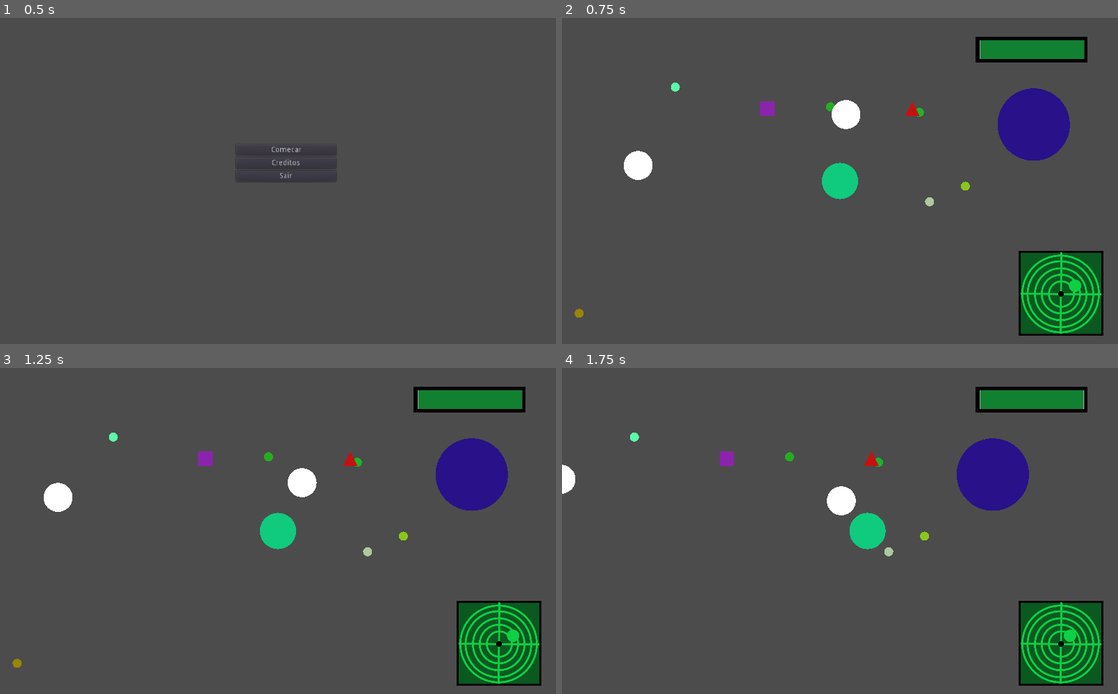
Above: before the commit, frames 1-4 (two rows, left to right).
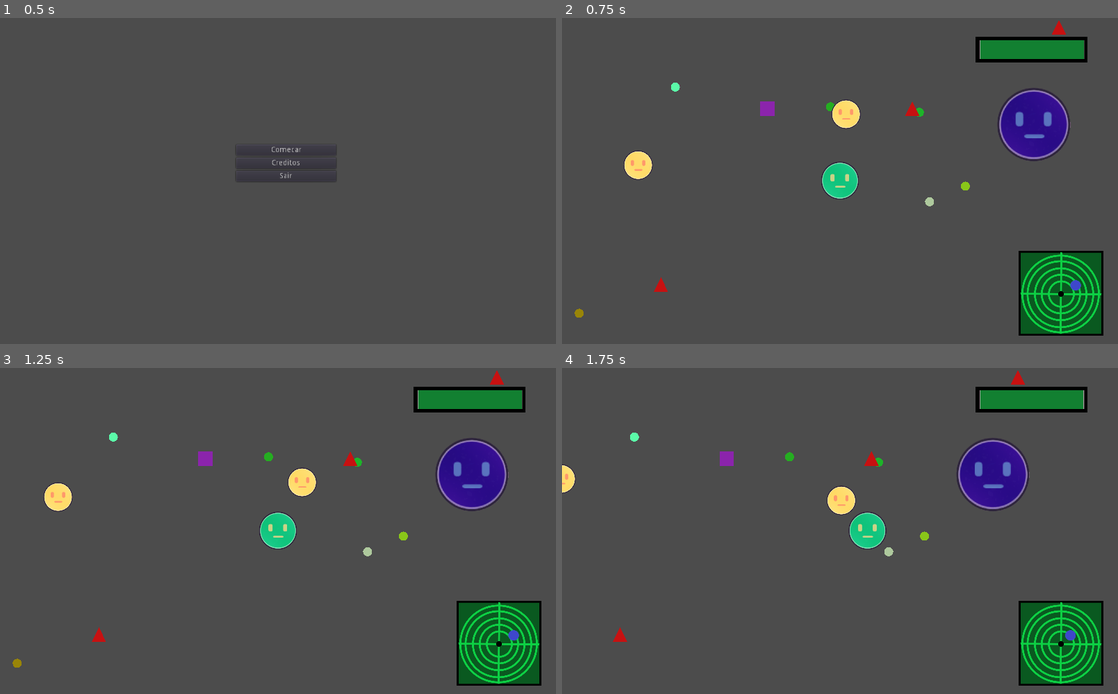
Above: after the commit, the same moments.

Repository: marcos-correa/loggario
Game: Godot game, scene res://Principal.tscn
Same seed, same stepped clock (60 frames per second), same inputs: the game is played once before the commit and once after it.
Inputs:
- Up to frame 1 (0.5 s): no input
- Up to frame 2 (0.75 s): click "Comecar" at 0.5 s
- Up to frame 3 (1.25 s): no input
- Up to frame 4 (1.75 s): hold Right (ui_right) from 1.28 s (still down)

Frame 1 is identical in both runs. In frame 2, 1.7% of the frame differs, in the area x 11-94%, y 0-85%; in frame 3, 1.7%; in frame 4, 1.5%.

Commit message:
Add files via upload

Diff:
--- a/Projeto/Adam/Adam Script/Jogador.gd
+++ b/Projeto/Adam/Adam Script/Jogador.gd
@@ -9,6 +9,7 @@
 var power_pena2 = 1
 
 func _ready():
+
 	#$Camera2D.zoom.x = lerp($Camera2D.zoom.x, zoom, 0.1)
 	#$Camera2D.zoom.y = lerp($Camera2D.zoom.y, zoom, 0.1)
 	tempo_vida = 100
@@ -19,6 +20,8 @@
 	pass # Replace with function body.
 
 func _process(delta):
+	if(tempo_vida == 0):
+		get_tree().change_scene("res://Menu/Menu.tscn")
 	if Input.is_action_just_pressed("ui_page_up"):
 		$Camera2D.zoom.x = 3
 		$Camera2D.zoom.y = 3
@@ -63,6 +66,7 @@
 
 	if $MeshInstance2D/Area2D.overlaps_area(win):
 		print("teste" + String(tempo_vida))
+		get_tree().change_scene("res://Menu/Menu.tscn")
 
 	for i in aux:
 		if $MeshInstance2D/Area2D.overlaps_area(i):
--- a/Projeto/Adonis/Adonis Cena/Adonis.tscn
+++ b/Projeto/Adonis/Adonis Cena/Adonis.tscn
@@ -1,6 +1,7 @@
-[gd_scene load_steps=4 format=2]
+[gd_scene load_steps=5 format=2]
 
 [ext_resource path="res://Adonis/Adonis Script/Adonis.gd" type="Script" id=1]
+[ext_resource path="res://Adonis/bolaamarela.png" type="Texture" id=2]
 
 [sub_resource type="SphereMesh" id=1]
 radius = 40.0
@@ -12,10 +13,17 @@
 [node name="KinematicBody2D" type="KinematicBody2D" groups=["adonis"]]
 script = ExtResource( 1 )
 
+[node name="Sprite" type="Sprite" parent="."]
+position = Vector2( 0, -1 )
+scale = Vector2( 0.163, 0.163 )
+texture = ExtResource( 2 )
+
 [node name="MeshInstance2D" type="MeshInstance2D" parent="."]
+visible = false
 mesh = SubResource( 1 )
 
 [node name="CollisionShape2D" type="CollisionShape2D" parent="."]
+position = Vector2( -1, 0 )
 shape = SubResource( 2 )
 
 [node name="Timer" type="Timer" parent="."]
--- a/Projeto/Game.tscn
+++ b/Projeto/Game.tscn
@@ -7,16 +7,18 @@
 [ext_resource path="res://Hud/Radar/radar - setor 4.png" type="Texture" id=5]
 [ext_resource path="res://Hud/Radar/radar - setor 3.png" type="Texture" id=6]
 [ext_resource path="res://Hud/Radar/radar - setor 2.png" type="Texture" id=7]
+[ext_resource path="res://Penas/Penas Script/Pena1Spawner.gd" type="Script" id=8]
 [ext_resource path="res://Hud/BarraVida.gd" type="Script" id=9]
 [ext_resource path="res://Penas/Penas Script/Pena2Spawner.gd" type="Script" id=10]
 [ext_resource path="res://Adonis/Adonis Script/AdonisSpawner.gd" type="Script" id=11]
 [ext_resource path="res://Hud/rada.gd" type="Script" id=12]
-[ext_resource path="res://Hud/radar_2/marcador_loggos.png" type="Texture" id=13]
+[ext_resource path="res://Hud/marcador_loggos.png" type="Texture" id=13]
 [ext_resource path="res://Hud/radar_2/_radar.png" type="Texture" id=14]
 [ext_resource path="res://Hud/radar_2/radar2.gd" type="Script" id=15]
 [ext_resource path="res://Semente/Semeste Script/ComidaSpawner.gd" type="Script" id=16]
 [ext_resource path="res://Loggos/Loggos Script/WinSpawner.gd" type="Script" id=17]
 [ext_resource path="res://Adam/Adam Script/Jogador.gd" type="Script" id=18]
+[ext_resource path="res://Adam/bolaverde.png" type="Texture" id=19]
 
 [sub_resource type="SpriteFrames" id=4]
 animations = [ {
@@ -57,37 +59,6 @@
 [sub_resource type="CircleShape2D" id=2]
 radius = 50.9608
 
-[sub_resource type="GDScript" id=3]
-script/source = "extends Node2D
-
-export(PackedScene) var pena1 = preload(\"res://Penas/Penas Cenas/Pena1.tscn\")
-# Declare member variables here. Examples:
-# var a = 2
-# var b = \"text\"
-
-
-
-# Called when the node enters the scene tree for the first time.
-func _ready():
-	var pena = pena1.instance()
-	add_child(pena)
-
-	pena.position.x = +200
-	pena.position.y = -200
-	for i in 3:
-		pena = pena1.instance()
-		add_child(pena)
-		randomize()
-		pena.position.x = rand_range(-2000, 2000)
-		pena.position.y = rand_range(-2000, 2000)
-	pass # Replace with function body.
-
-
-# Called every frame. 'delta' is the elapsed time since the previous frame.
-#func _process(delta):
-#	pass
-"
-
 [node name="Game" type="Node2D"]
 position = Vector2( 515, 301 )
 
@@ -98,9 +69,9 @@
 current = true
 smoothing_enabled = true
 
-[node name="CanvasLayer" type="CanvasLayer" parent="Jogador/Camera2D"]
+[node name="Radar" type="CanvasLayer" parent="Jogador/Camera2D"]
 
-[node name="TextureRect" type="TextureRect" parent="Jogador/Camera2D/CanvasLayer"]
+[node name="TextureRect" type="TextureRect" parent="Jogador/Camera2D/Radar"]
 margin_left = 762.0
 margin_top = 34.9999
 margin_right = 1792.0
@@ -109,7 +80,7 @@
 texture = ExtResource( 3 )
 script = ExtResource( 9 )
 
-[node name="TextureProgress" type="TextureProgress" parent="Jogador/Camera2D/CanvasLayer/TextureRect"]
+[node name="TextureProgress" type="TextureProgress" parent="Jogador/Camera2D/Radar/TextureRect"]
 margin_left = 40.0001
 margin_top = 30.0003
 margin_right = 997.0
@@ -117,7 +88,7 @@
 value = 100.0
 texture_progress = ExtResource( 4 )
 
-[node name="AnimatedSprite" type="AnimatedSprite" parent="Jogador/Camera2D/CanvasLayer"]
+[node name="AnimatedSprite" type="AnimatedSprite" parent="Jogador/Camera2D/Radar"]
 visible = false
 position = Vector2( 929, 514 )
 scale = Vector2( 0.4, 0.4 )
@@ -125,46 +96,52 @@
 animation = "Radar"
 script = ExtResource( 12 )
 
-[node name="TimerRadar" type="Timer" parent="Jogador/Camera2D/CanvasLayer/AnimatedSprite"]
+[node name="TimerRadar" type="Timer" parent="Jogador/Camera2D/Radar/AnimatedSprite"]
 wait_time = 10.0
 one_shot = true
 
-[node name="radar" type="MarginContainer" parent="Jogador/Camera2D/CanvasLayer"]
+[node name="radar" type="MarginContainer" parent="Jogador/Camera2D/Radar"]
 margin_left = 841.0
 margin_top = 429.0
 margin_right = 997.0
 margin_bottom = 585.0
 script = ExtResource( 15 )
 
-[node name="NinePatchRect" type="NinePatchRect" parent="Jogador/Camera2D/CanvasLayer/radar"]
+[node name="NinePatchRect" type="NinePatchRect" parent="Jogador/Camera2D/Radar/radar"]
 margin_right = 156.0
 margin_bottom = 156.0
 texture = ExtResource( 14 )
 
-[node name="TextureRect" type="TextureRect" parent="Jogador/Camera2D/CanvasLayer/radar/NinePatchRect"]
+[node name="TextureRect" type="TextureRect" parent="Jogador/Camera2D/Radar/radar/NinePatchRect"]
 margin_right = 154.0
 margin_bottom = 154.0
 
-[node name="marcacao_loggos" type="Sprite" parent="Jogador/Camera2D/CanvasLayer/radar/NinePatchRect/TextureRect"]
-position = Vector2( 78, 80 )
-scale = Vector2( 0.3, 0.3 )
+[node name="marcacao_loggos" type="Sprite" parent="Jogador/Camera2D/Radar/radar/NinePatchRect/TextureRect"]
+position = Vector2( 77, 79 )
+scale = Vector2( 0.575, 0.575 )
 texture = ExtResource( 13 )
 
-[node name="marcacao_adam" type="Sprite" parent="Jogador/Camera2D/CanvasLayer/radar/NinePatchRect/TextureRect"]
+[node name="marcacao_adam" type="Sprite" parent="Jogador/Camera2D/Radar/radar/NinePatchRect/TextureRect"]
 position = Vector2( 78, 79 )
 
-[node name="MeshInstance2D" type="MeshInstance2D" parent="Jogador/Camera2D/CanvasLayer/radar/NinePatchRect/TextureRect/marcacao_adam"]
+[node name="MeshInstance2D" type="MeshInstance2D" parent="Jogador/Camera2D/Radar/radar/NinePatchRect/TextureRect/marcacao_adam"]
 modulate = Color( 0, 0, 0, 1 )
 mesh = SubResource( 5 )
 
+[node name="Sprite" type="Sprite" parent="Jogador"]
+position = Vector2( 0, -1 )
+scale = Vector2( 0.211, 0.211 )
+texture = ExtResource( 19 )
+
 [node name="MeshInstance2D" type="MeshInstance2D" parent="Jogador"]
+visible = false
 modulate = Color( 0.0666667, 0.8, 0.498039, 1 )
 mesh = SubResource( 1 )
 
 [node name="Area2D" type="Area2D" parent="Jogador/MeshInstance2D"]
 
 [node name="CollisionShape2D" type="CollisionShape2D" parent="Jogador/MeshInstance2D/Area2D"]
-position = Vector2( 1, -1 )
+position = Vector2( 1, -2 )
 shape = SubResource( 2 )
 
 [node name="Timer" type="Timer" parent="Jogador"]
@@ -186,7 +163,7 @@
 [node name="PenaSpawner" type="Node2D" parent="."]
 
 [node name="Pena1Spawner" type="Node2D" parent="PenaSpawner"]
-script = SubResource( 3 )
+script = ExtResource( 8 )
 
 [node name="TimerPena1" type="Timer" parent="PenaSpawner/Pena1Spawner"]
 wait_time = 10.0
@@ -200,8 +177,12 @@
 wait_time = 10.0
 one_shot = true
 
+[node name="TimerApaDesa" type="Timer" parent="PenaSpawner"]
+wait_time = 5.0
+autostart = true
+
 [connection signal="ready" from="Jogador" to="ComidaSpawner" method="_on_Jogador_ready"]
-[connection signal="timeout" from="Jogador/Camera2D/CanvasLayer/AnimatedSprite/TimerRadar" to="Jogador/Camera2D/CanvasLayer/AnimatedSprite" method="_on_TimerRadar_timeout"]
+[connection signal="timeout" from="Jogador/Camera2D/Radar/AnimatedSprite/TimerRadar" to="Jogador/Camera2D/Radar/AnimatedSprite" method="_on_TimerRadar_timeout"]
 [connection signal="body_entered" from="Jogador/MeshInstance2D/Area2D" to="AdonisSpawner" method="_on_Area2D_body_entered"]
 [connection signal="timeout" from="Jogador/Timer" to="Jogador" method="_on_Timer_timeout"]
 [connection signal="timeout" from="AdonisSpawner/Timer" to="AdonisSpawner" method="_on_Timer_timeout"]
--- a/Projeto/Loggos/Loggos Cena/Win.tscn
+++ b/Projeto/Loggos/Loggos Cena/Win.tscn
@@ -1,17 +1,20 @@
 [gd_scene load_steps=3 format=2]
 
-[sub_resource type="SphereMesh" id=3]
-radius = 100.0
-height = 200.0
+[ext_resource path="res://Loggos/bolaazul.png" type="Texture" id=1]
 
 [sub_resource type="CircleShape2D" id=4]
 radius = 102.825
 
 [node name="Win" type="Area2D" groups=["ganhou"]]
 
+[node name="Sprite" type="Sprite" parent="."]
+position = Vector2( -4.76837e-07, 5.96046e-08 )
+scale = Vector2( 0.406, 0.406 )
+texture = ExtResource( 1 )
+
 [node name="MeshInstance2D" type="MeshInstance2D" parent="."]
 modulate = Color( 0.164706, 0.0705882, 0.545098, 1 )
-mesh = SubResource( 3 )
 
 [node name="CollisionShape2D" type="CollisionShape2D" parent="."]
+position = Vector2( -1, -1 )
 shape = SubResource( 4 )
--- a/Projeto/Penas/Penas Script/Pena1Spawner.gd
+++ b/Projeto/Penas/Penas Script/Pena1Spawner.gd
@@ -1,13 +1,25 @@
 extends Node2D
 
-
+export(PackedScene) var pena1 = preload("res://Penas/Penas Cenas/Pena1.tscn")
 # Declare member variables here. Examples:
 # var a = 2
 # var b = "text"
 
 
+
 # Called when the node enters the scene tree for the first time.
 func _ready():
+	var pena = pena1.instance()
+	add_child(pena)
+
+	pena.position.x = +200
+	pena.position.y = -200
+	for i in 3:
+		pena = pena1.instance()
+		add_child(pena)
+		randomize()
+		pena.position.x = rand_range(-2000, 2000)
+		pena.position.y = rand_range(-2000, 2000)
 	pass # Replace with function body.
 
 
Binary file added: Projeto/Adam/bolaverde.png
Not shown, added: Projeto/Adam/bolaverde.png.import
Binary file added: Projeto/Adonis/bolaamarela.png
Not shown, added: Projeto/Adonis/bolaamarela.png.import
Not shown: 1 places in Projeto/Game.tscn that only renumber resources
Binary file added: Projeto/Hud/marcador_loggos.png
Not shown, added: Projeto/Hud/marcador_loggos.png.import
Binary file added: Projeto/Loggos/bolaazul.png
Not shown, added: Projeto/Loggos/bolaazul.png.import
